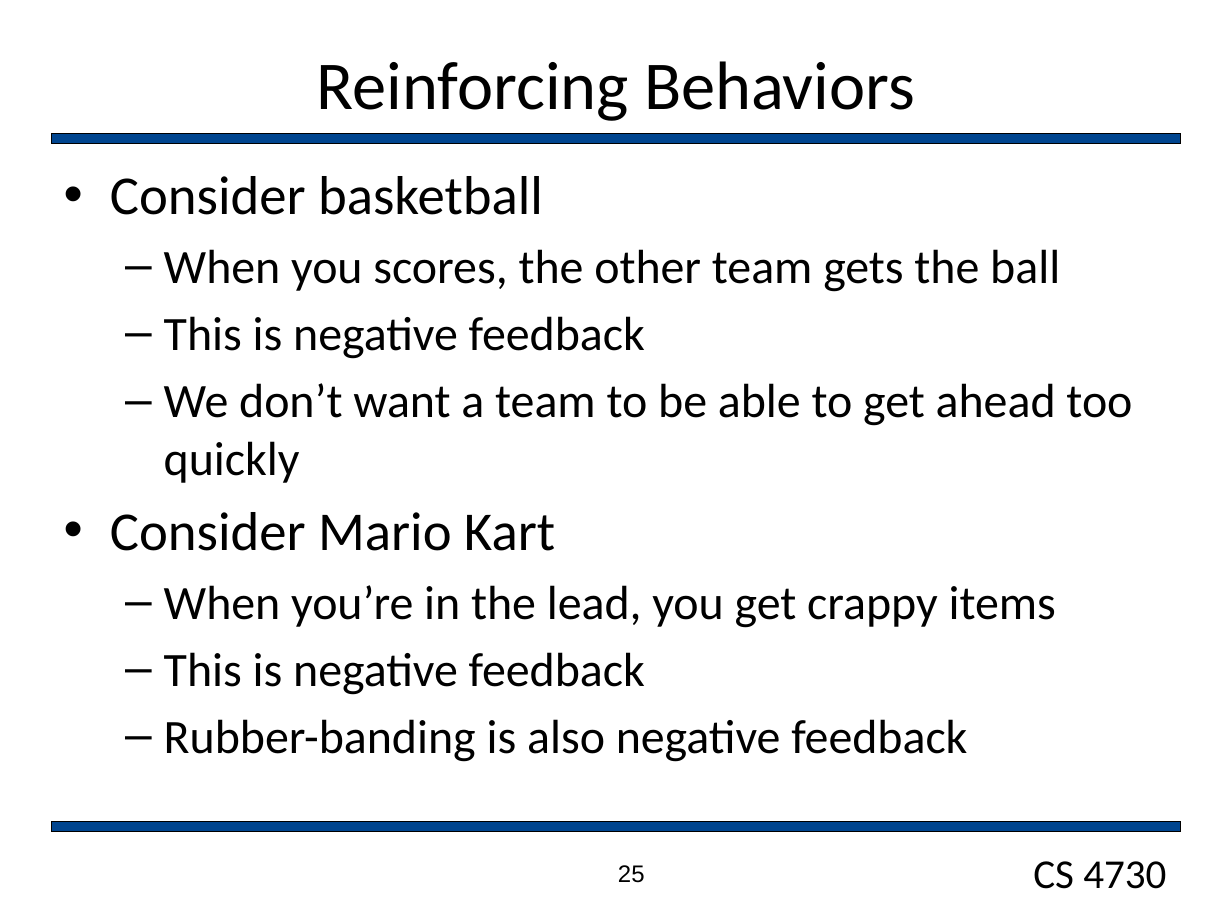
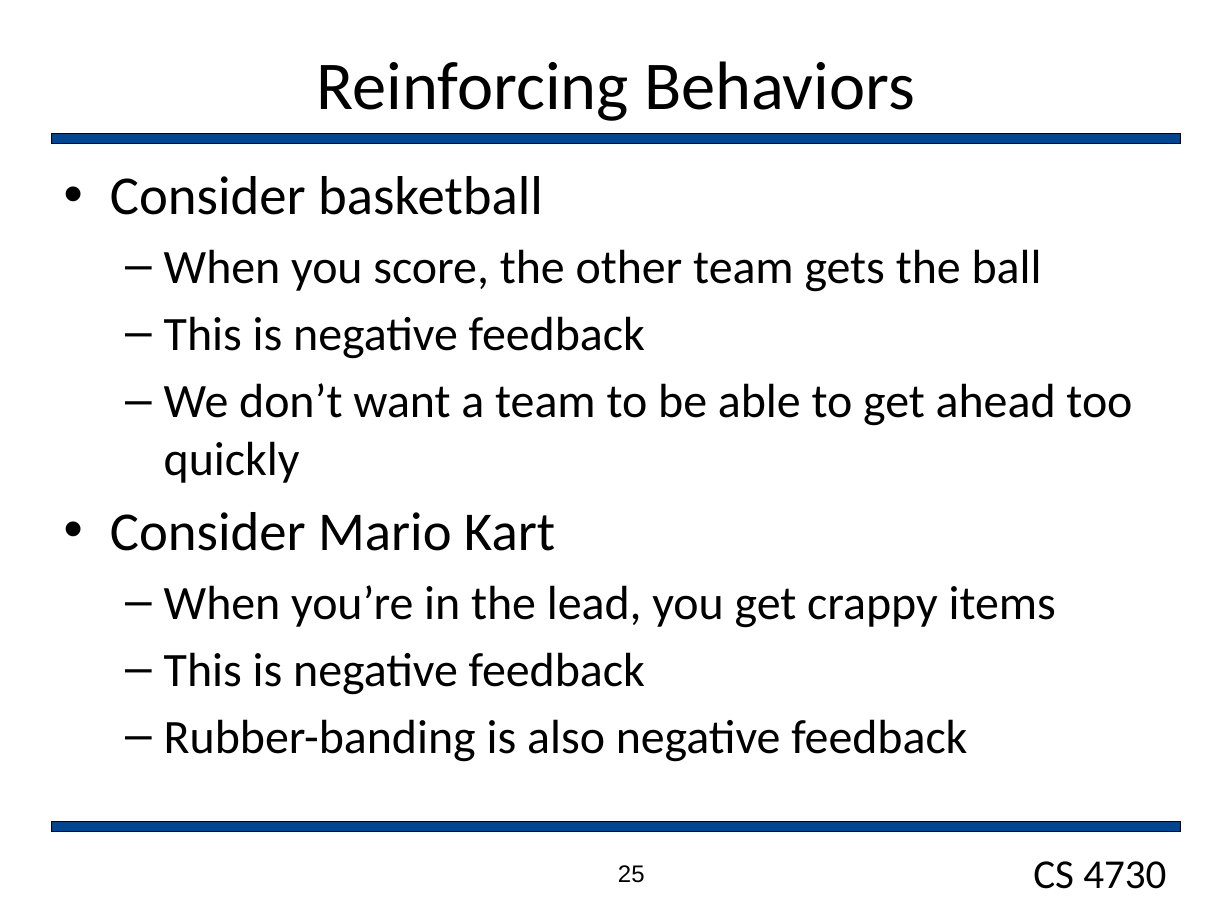
Before and after one commit to markfloryan/gamedesign, a slide deck: slide 25 of slides/GameBalancing.pptx. Drawn at 1232x924 pixels with LibreOffice and Linux fonts; fonts in the diff are those of the drawing; background and template pictures are left out. Boxes give left, top, right and bottom in pixels: in the first picture for what was removed or moved away, otherwise in the second. Text is boxed around its words. In the diff, an @@ line names an element or a change of style, - is before the commit and + after.

```diff
--- a/slides/GameBalancing.pptx
+++ b/slides/GameBalancing.pptx
@@ text at (164,249,1042,292): text changed @@
-  – When you scores, the other team gets the ball
+  – When you score, the other team gets the ball
```
Also in this commit, not shown: 5 other files.
